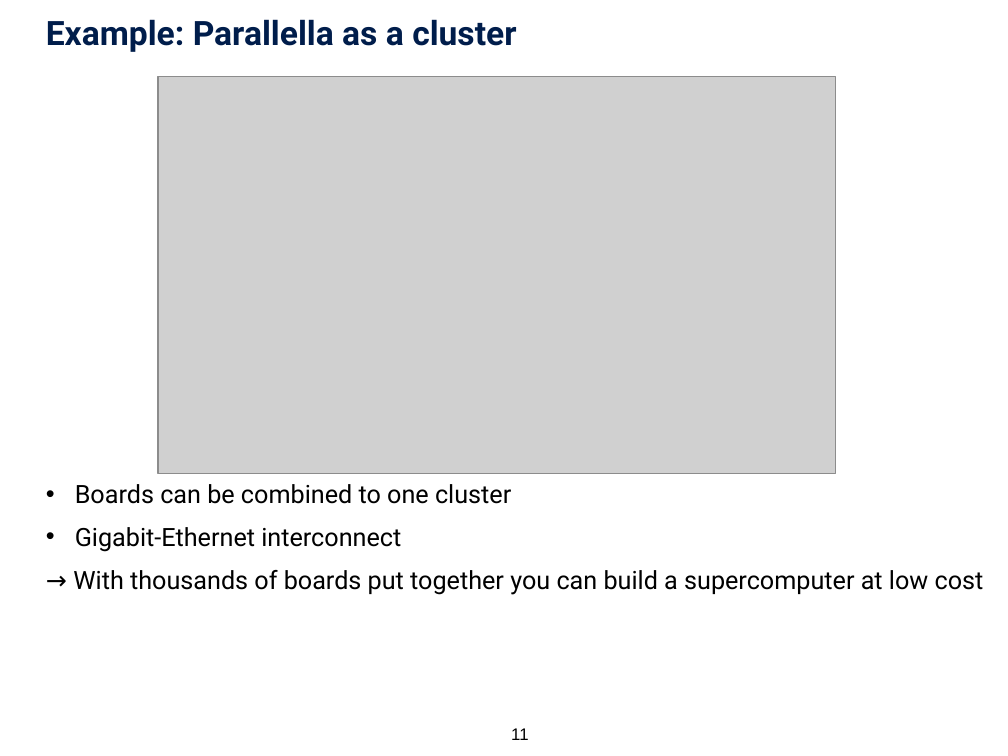
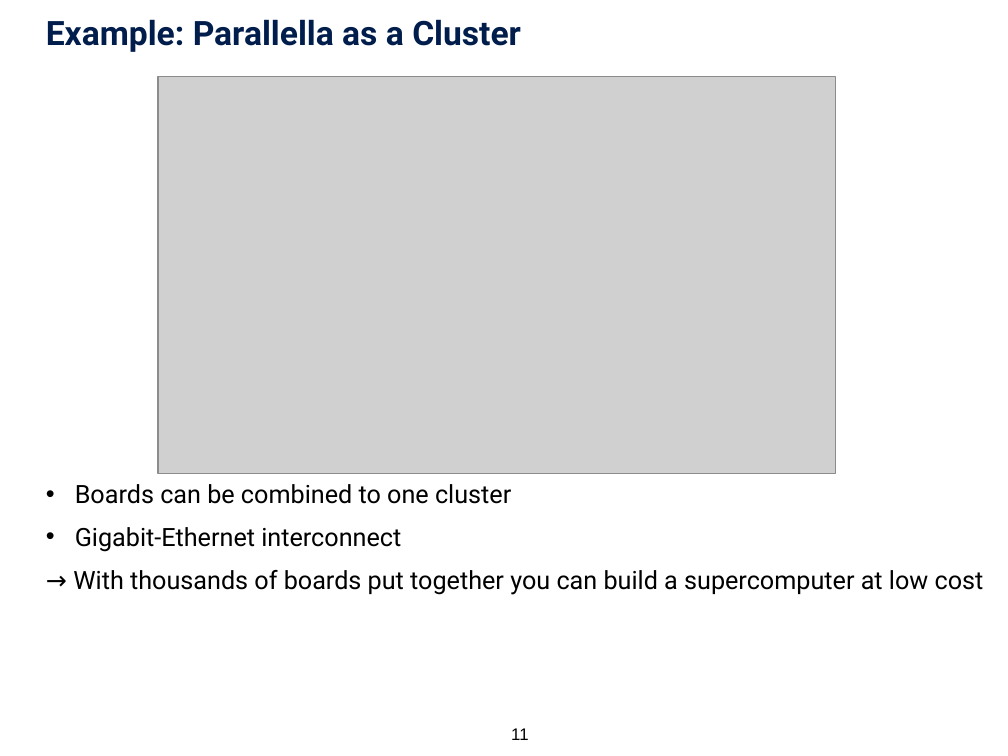
Before and after one commit to tobiashuste/parallella-hauptseminar, a slide deck: slide 11 of presentation/praesentation.pptx. Drawn at 1008x756 pixels with LibreOffice and Linux fonts; fonts in the diff are those of the drawing; grey boxes stand for pictures; background and template pictures are left out. Boxes give left, top, right and bottom in pixels: in the first picture for what was removed or moved away, otherwise in the second. Text is boxed around its words. In the diff, an @@ line names an element or a change of style, - is before the commit and + after.

```diff
--- a/presentation/praesentation.pptx
+++ b/presentation/praesentation.pptx
@@ title at (x1=46, y1=19, x2=521, y2=52): text changed @@
-Example: Parallella as a cluster
+Example: Parallella as a Cluster
```
Also in this commit, not shown: 13 other slides changed, 4 slides added, 1 slide removed, 2 other files.
